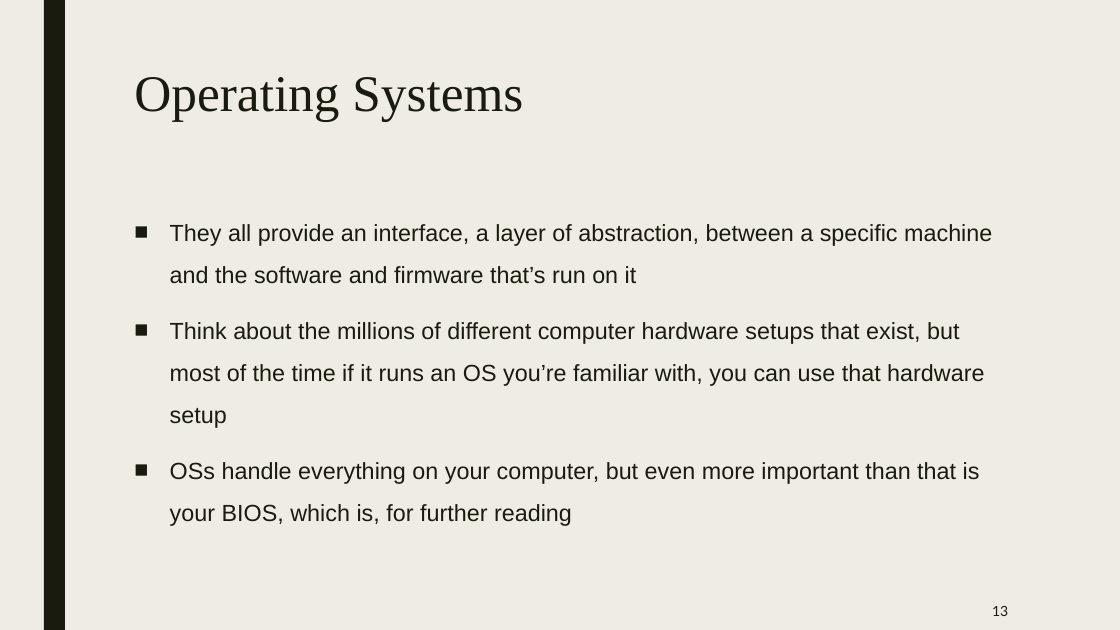
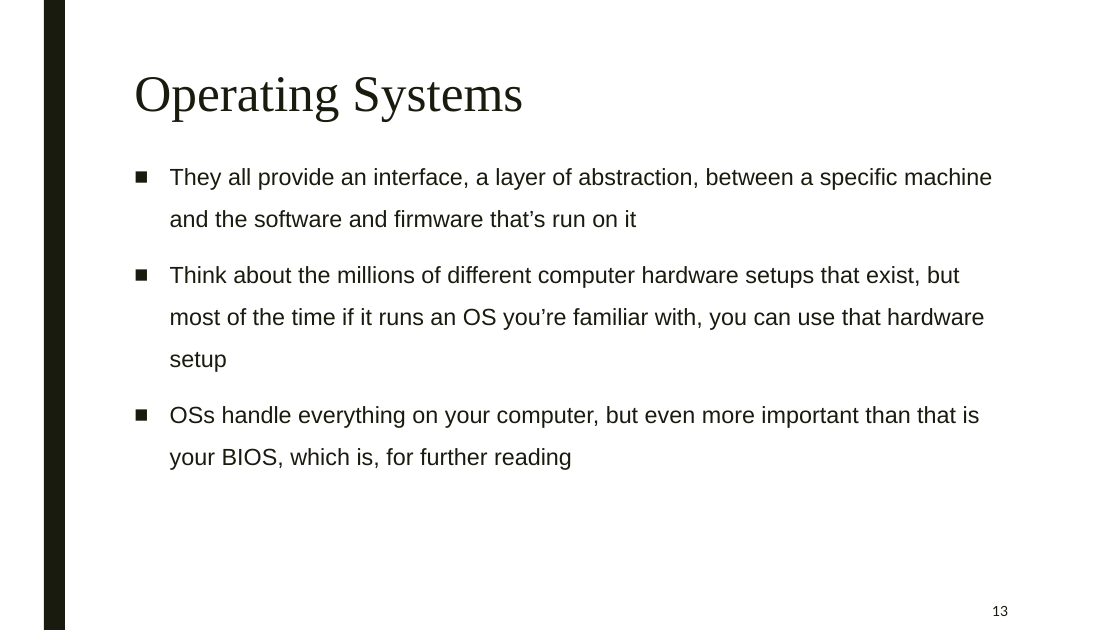
Before and after one commit to simeon9696/programmingworkshop, a slide deck: slide 13 of 3.) Introduction to computers/Introduction to computers.pptx. Drawn at 1120x630 pixels with LibreOffice and Linux fonts; fonts in the diff are those of the drawing. Boxes give left, top, right and bottom in pixels: in the first picture for what was removed or moved away, otherwise in the second. Text is boxed around its words. In the diff, an @@ line names an element or a change of style, - is before the commit and + after.

```diff
--- a/3.) Introduction to computers/Introduction to computers.pptx
+++ b/3.) Introduction to computers/Introduction to computers.pptx
@@ background #EFEDE3 to #FFFFFF @@
@@ text "They all provide an interface, ...": place and size @@
-text "They all provide an interface, ..." at (170,224,992,526)
+text "They all provide an interface, ..." at (170,168,992,470)
```
Also in this commit, not shown: 12 other slides changed, 2 other files.
